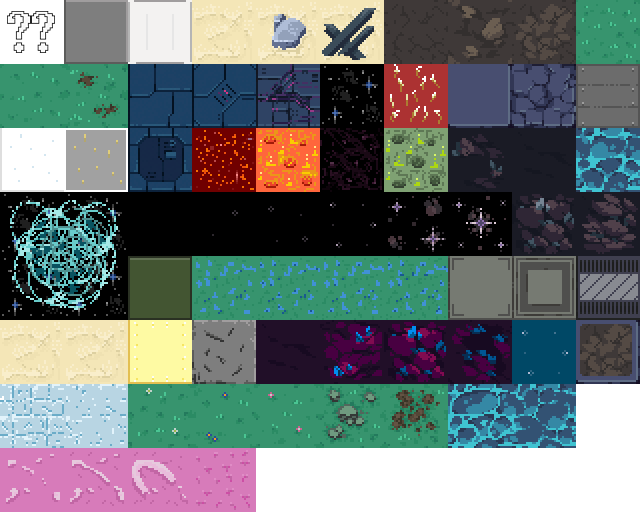
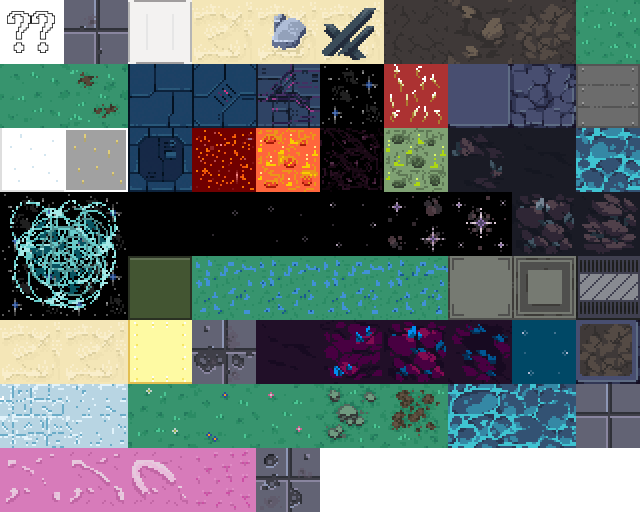
Revision of a layered 640 x 512 image; what changed, layer by layer:
added layer "floor-city" (1st of 3) above "floor-city" over [64, 0, 128, 64]
added layer "floor-city-dirty" above "floor-city-pothole" over [256, 448, 320, 512]
added layer "floor-city-pothole" above "floor-city-cracked" over [192, 320, 256, 384]
hid "floor-city-cracked" over [192, 320, 256, 384]
added layer "floor-city-simple" above "floor-circuit" over [576, 384, 640, 448]
